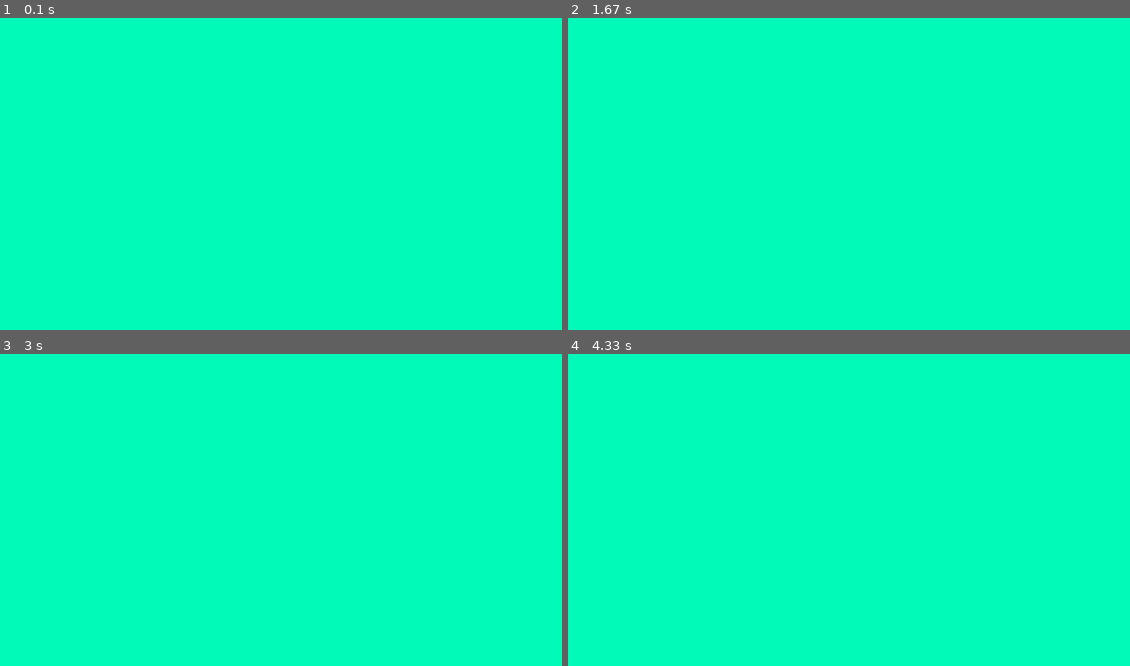
Above: before the commit, frames 1-4 (two rows, left to right).
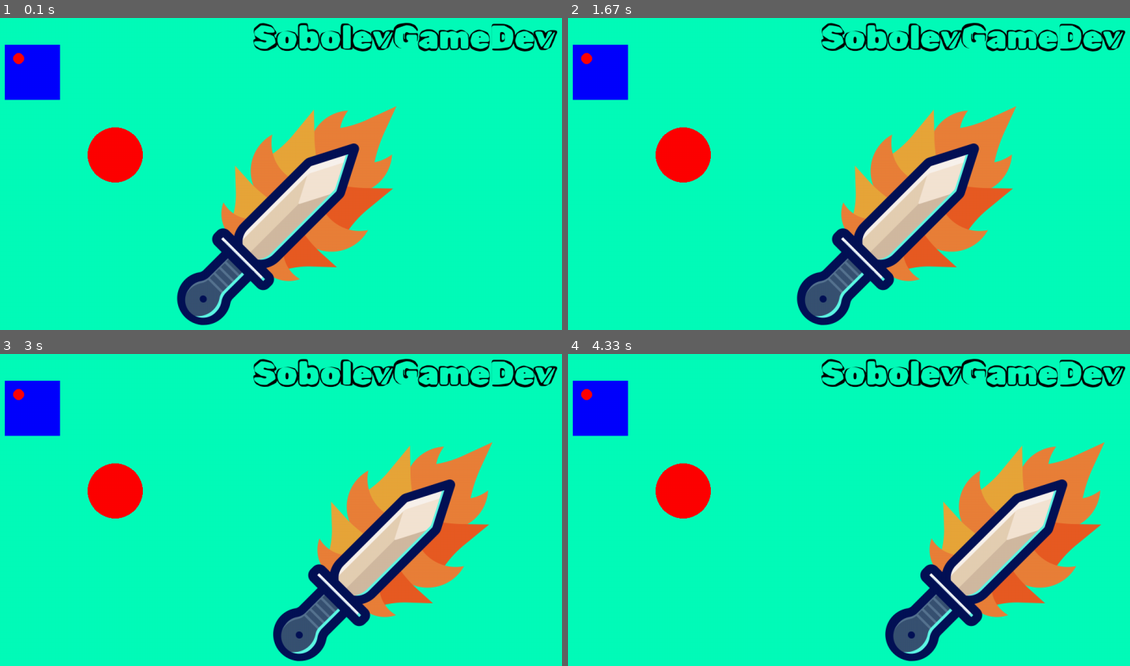
Above: after the commit, the same moments.

Repository: TonySobolev/pyGame
Game: pygame game, started from main.py
Same seed, same stepped clock (60 frames per second), same inputs: the game is played once before the commit and once after it.
Inputs:
- Up to frame 1 (0.1 s): no input
- Up to frame 2 (1.67 s): no input
- Up to frame 3 (3 s): no input
- Up to frame 4 (4.33 s): no input

The runs differ from the first frame. In frame 1, 18% of the frame differs, in the area x 0-100%, y 1-99%; in frame 2, 18%; in frame 3, 18%; in frame 4, 18%.

Commit message:
adding fonts

Diff:
--- a/main.py
+++ b/main.py
@@ -7,11 +7,40 @@
 icon = pygame.image.load('images/icon.png')
 pygame.display.set_icon(icon)
 
+square = pygame.Surface((100, 100))
+square.fill('Blue')
+
 running = True
-backgroungColor=  (3, 252, 186)
+backgroungColor=(3, 252, 186)
+
+myfont = pygame.font.Font('fonts/RubikVinyl-Regular.ttf', 60)
+text_surface = myfont.render('SobolevGameDev', True, 'black')
+
+player = pygame.image.load('images/icon.png')
+
+x_coord = 300
+x_dir = 1
+
 while running:
 
     screen.fill(backgroungColor)
+
+    screen.blit(square, (50, 50))
+
+    pygame.draw.circle(screen, 'red', (250,250), 50)
+    pygame.draw.circle(square, 'red', (25, 25), 10)
+    screen.blit(text_surface,(500,0))
+
+
+
+
+    screen.blit(player, (x_coord,100))
+    x_coord+=x_dir
+    if x_coord >600:
+        x_dir = -1
+    elif x_coord <300:
+        x_dir = 1
+
 
     pygame.display.update()
 
@@ -19,6 +48,3 @@
         if event.type == pygame.QUIT:
             running = False
             pygame.quit()
-        elif event.type == pygame.KEYDOWN:
-            if event.key == pygame.K_a:
-                backgroungColor= (92, 211, 250)
Binary file added: fonts/RubikVinyl-Regular.ttf
